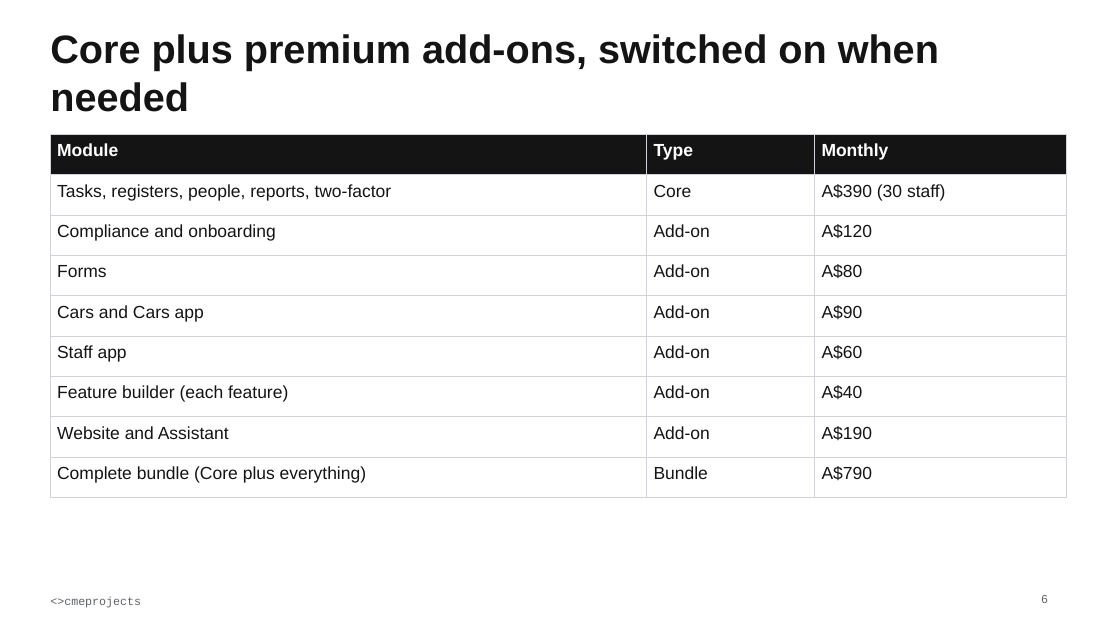
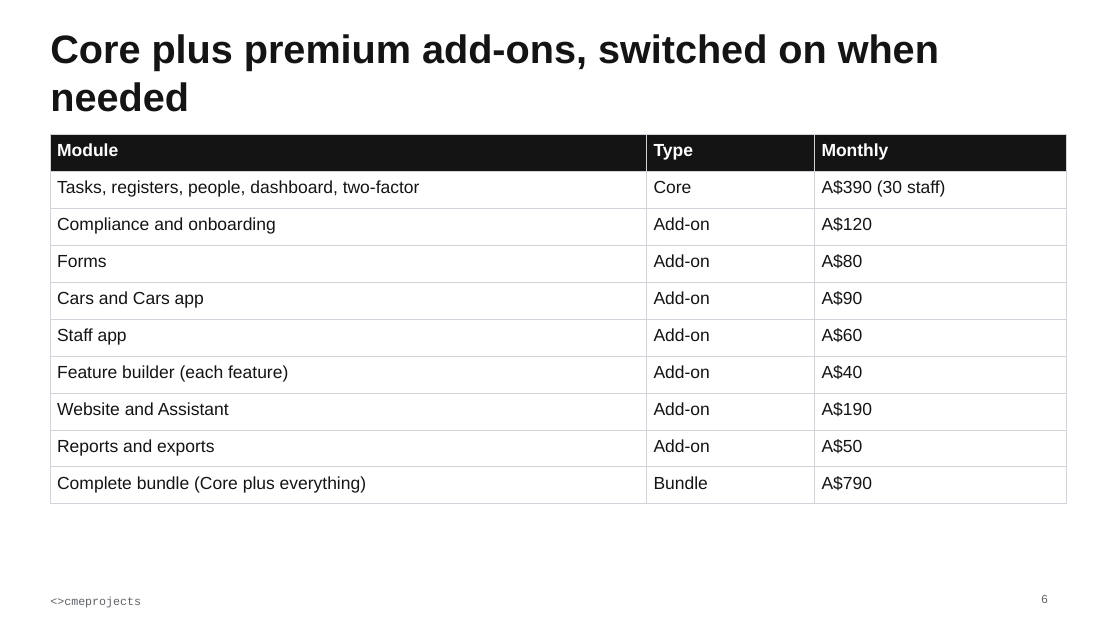
Before and after one commit to cmeprojects/portal, a slide deck: slide 6 of docs/deliverables/04 Briefer - Staff Portal overview.pptx. Drawn at 1120x630 pixels with LibreOffice and Linux fonts; fonts in the diff are those of the drawing. Boxes give left, top, right and bottom in pixels: in the first picture for what was removed or moved away, otherwise in the second. Text is boxed around its words. In the diff, an @@ line names an element or a change of style, - is before the commit and + after.

Commit message:
cmeprojects: Reports and exports premium (update 44), Call button for staff, formatted Assistant answers, payment structure in pricing

```diff
--- a/docs/deliverables/04 Briefer - Staff Portal overview.pptx
+++ b/docs/deliverables/04 Briefer - Staff Portal overview.pptx
@@ table at [50, 134, 1067, 497] @@
-row 2, column 1: Tasks, registers, people, reports, two-factor
+row 2, column 1: Tasks, registers, people, dashboard, two-factor
+row 9: Reports and exports | Add-on | A$50
```
Also in this commit, not shown: 20 other files.
